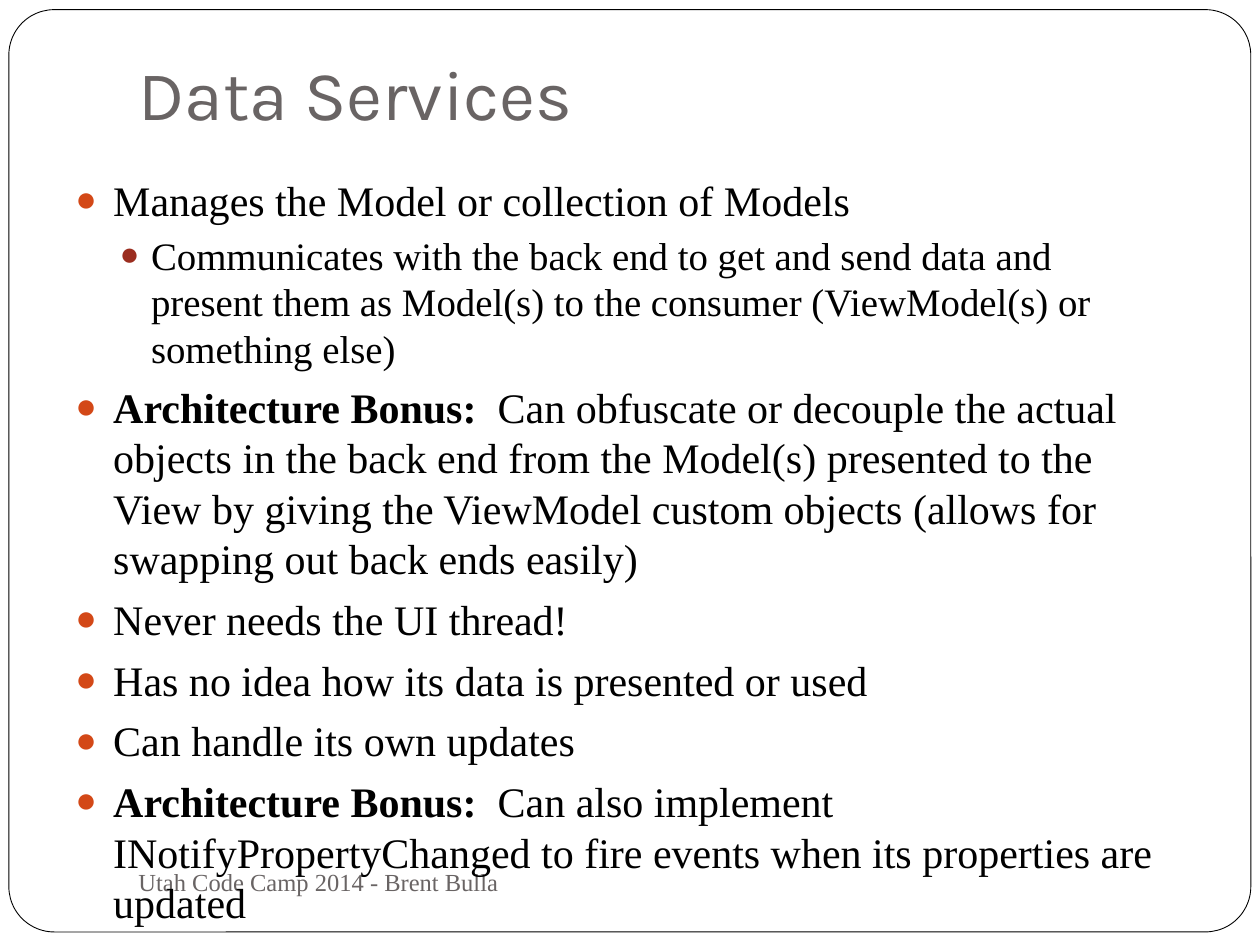
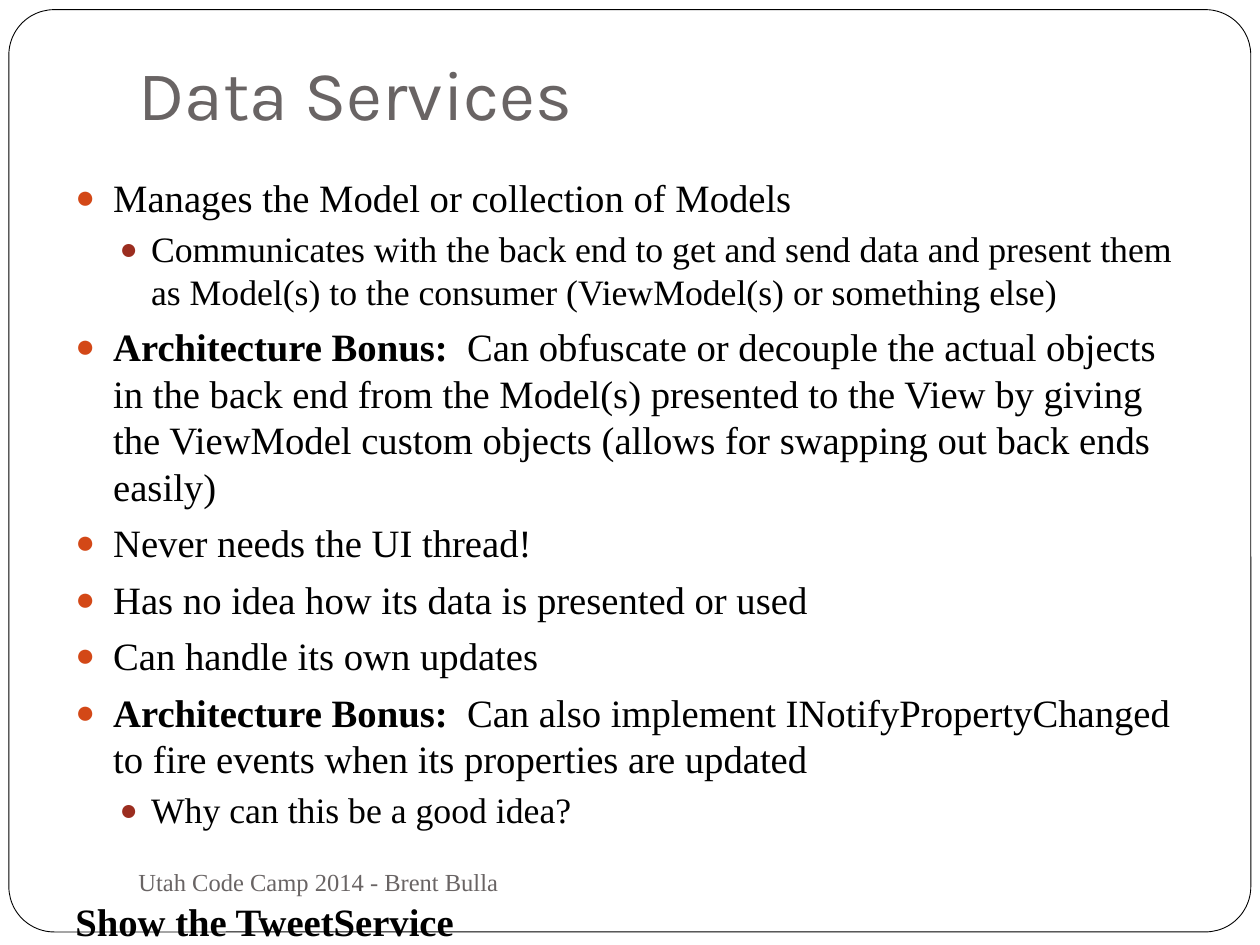
Before and after one commit to outbred/mvvmtwitterdemo, a slide deck: slide 10 of Applied MVVM.pptm. Drawn at 1260x945 pixels with LibreOffice and Linux fonts; fonts in the diff are those of the drawing. Boxes give left, top, right and bottom in pixels: in the first picture for what was removed or moved away, otherwise in the second. Text is boxed around its words. In the diff, an @@ line names an element or a change of style, - is before the commit and + after.

```diff
--- a/Applied MVVM.pptm
+++ b/Applied MVVM.pptm
@@ text at bbox=[113, 184, 1171, 831]: paragraph added @@
+Show the TweetService
@@ text at bbox=[113, 184, 1171, 831]: size 24.1 to 22.1 pt in "Manages the Model or collection of Models", "Architecture Bonus: Can obfuscate or decouple the ...", "Never needs the UI thread!", "Has no idea how its data is ..." and 2 more places; size 22.2 to 20.4 pt in "Communicates with the back end to get ...", "Why can this be a good idea?" @@
```
Also in this commit, not shown: 6 other slides changed, 3 other files.
